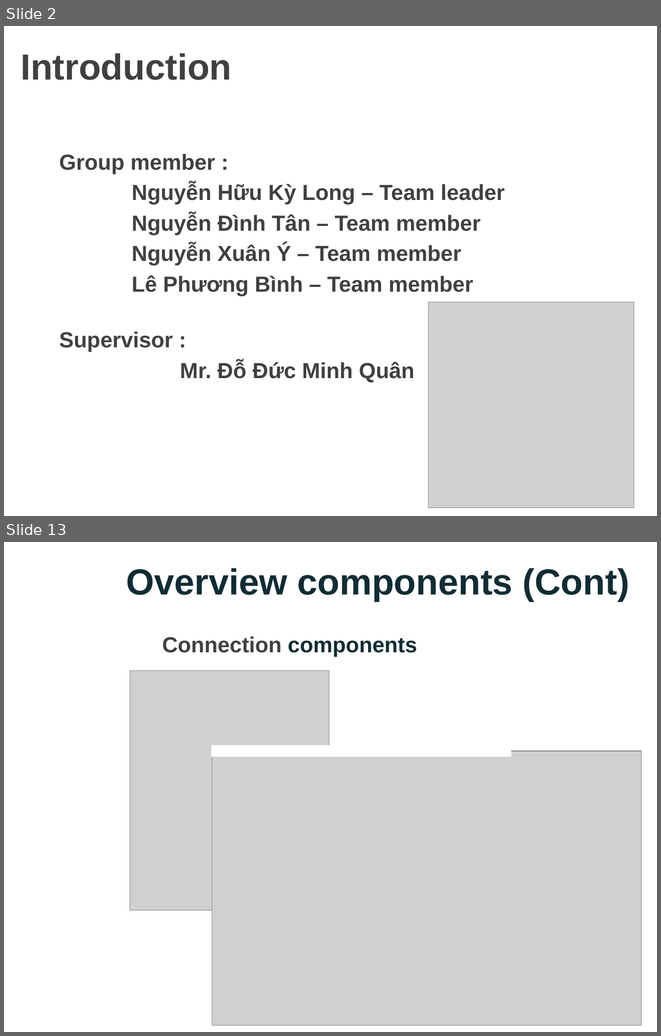
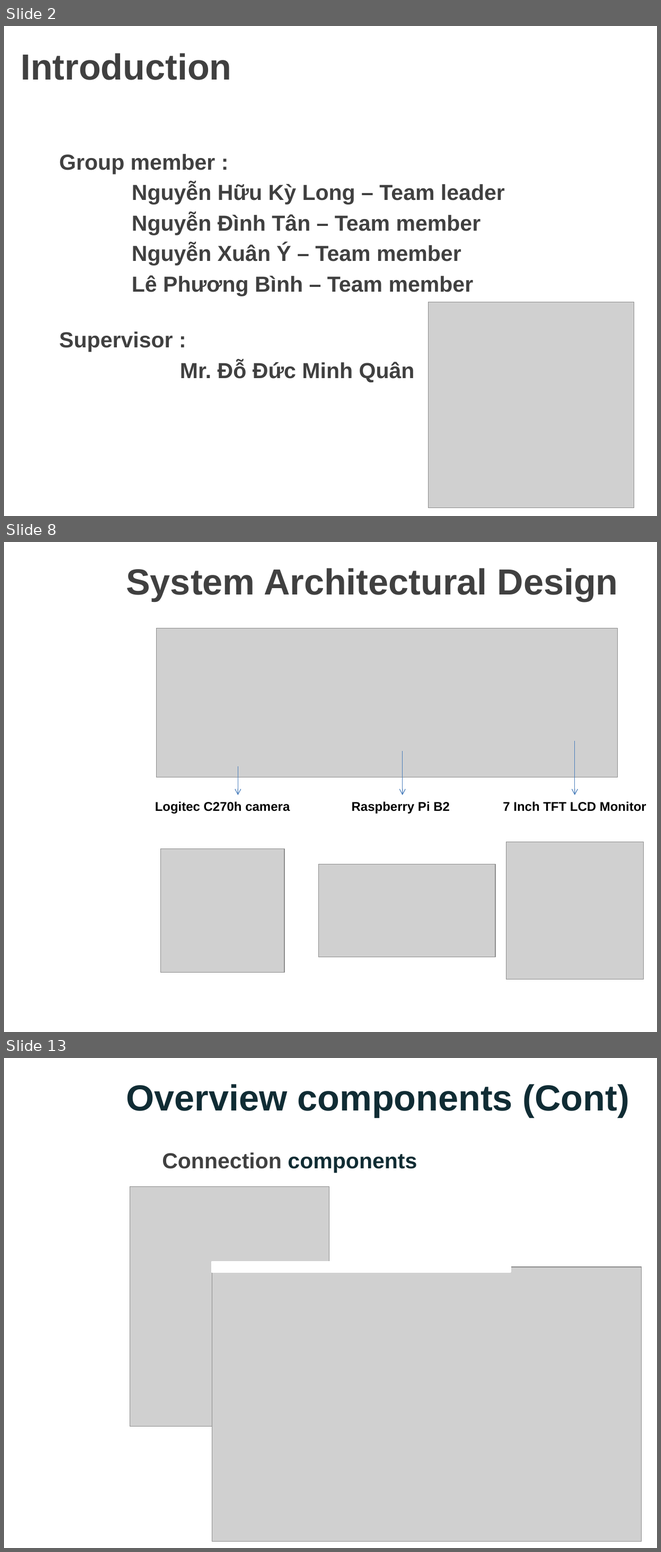
Before and after one commit to nicknguyen071093/CapstoneProject, a slide deck: Thuyettrinh/PPGroup 5.pptx. Shown one above the other, each under a label of ours: slides 2 and 13 before the commit, slides 2, 8 and 13 after it; the slides between them are not shown. The pictures are 661x1036 and 661x1552 pixels, drawn with LibreOffice and Linux fonts; fonts in the diff are those of the drawing; grey boxes stand for pictures; background and template pictures are left out. Boxes give left, top, right and bottom in pixels: in the first picture for what was removed or moved away, otherwise in the second. Text is boxed around its words. In the diff, an @@ line names an element or a change of style, - is before the commit and + after.

```diff
--- a/Thuyettrinh/PPGroup 5.pptx
+++ b/Thuyettrinh/PPGroup 5.pptx
@@ slide 8 added at (4, 542, 657, 1032), background picture (left out) @@
@@ title added at (126, 568, 618, 601), 40 pt, text #404040, bold @@
+System Architectural Design
@@ picture added at (156, 628, 617, 777) @@
@@ arrow added from (575, 741) to (575, 795), #4B7EBC 0.75 pt @@
@@ arrow added from (403, 751) to (403, 795), #4B7EBC 0.75 pt @@
@@ arrow added from (238, 767) to (238, 795), #4B7EBC 0.75 pt @@
@@ text added at (155, 801, 290, 813), 14 pt, text #000000, bold @@
+Logitec C270h camera
@@ text added at (352, 801, 450, 813), 14 pt, text #000000, bold @@
+Raspberry Pi B2
@@ text added at (503, 801, 646, 811), 14 pt, text #000000, bold @@
+7 Inch TFT LCD Monitor
@@ picture added at (506, 841, 643, 979) @@
@@ picture added at (161, 848, 285, 972) @@
@@ picture added at (319, 864, 495, 956) @@
```
Also in this commit, not shown: 10 slides changed, 17 other slides added, 5 slides removed.
